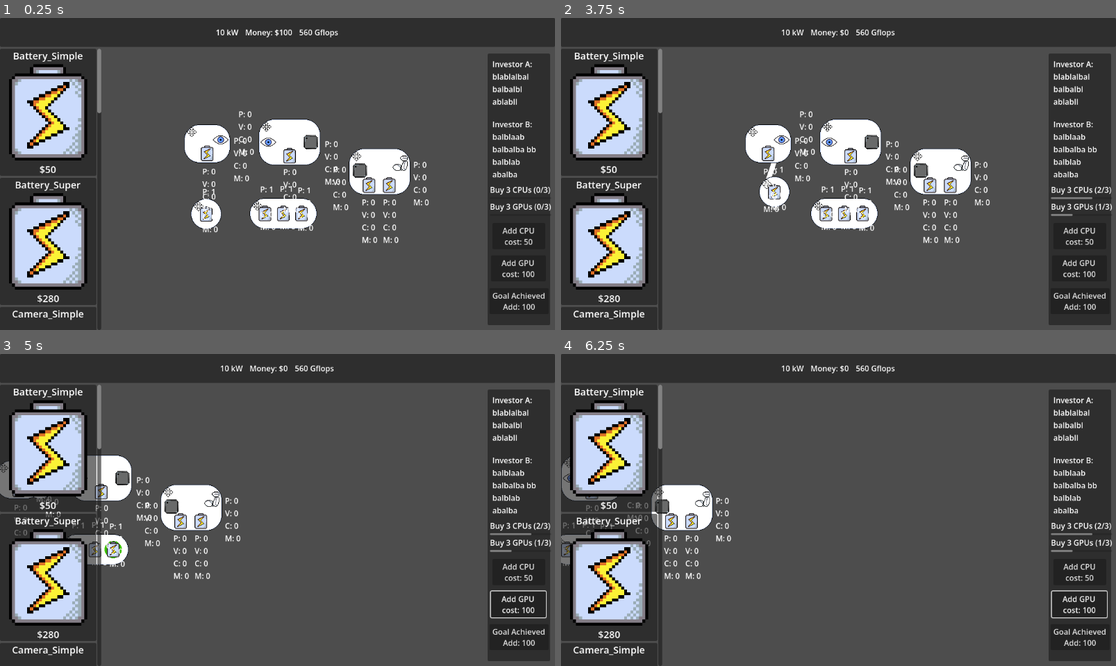
Above: before the commit, frames 1-4 (two rows, left to right).
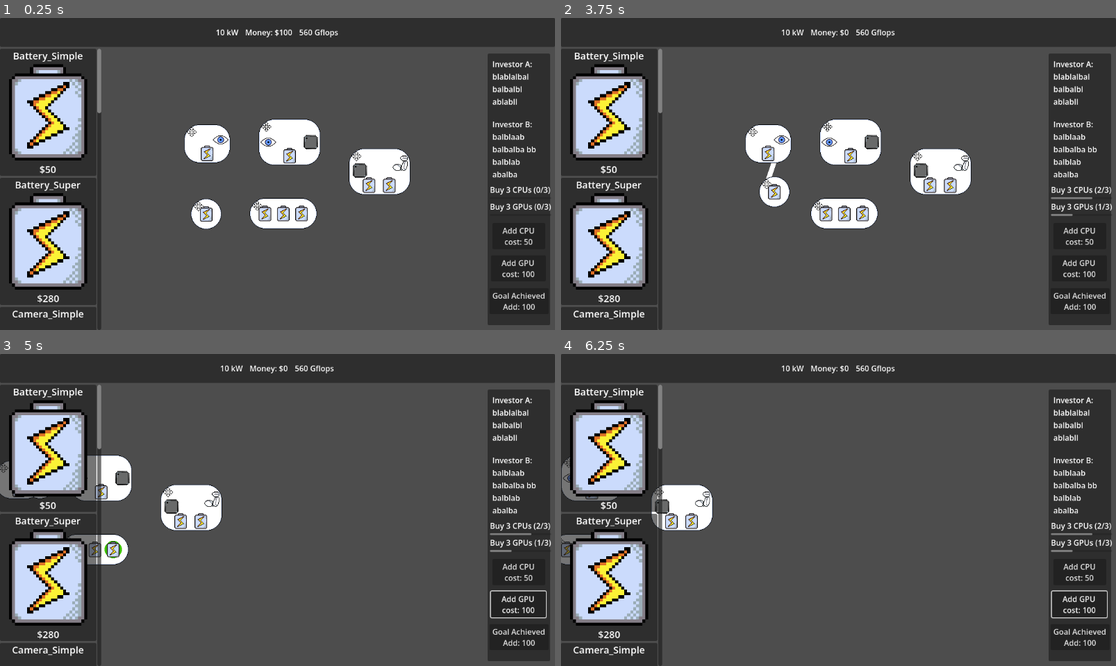
Above: after the commit, the same moments.

Repository: ARCsweden/GameJam2026SpringB
Game: Godot game, scene res://Scenes/Game/Game.tscn
The game is run twice, just before and just after one commit, with the same random seed, the same clock (stepped at 60 frames per second) and the same inputs. The engine's default icon, where the game draws it, is replaced by a stand-in: a white triangle on a blue panel in a dark square.
Inputs (mouse positions are in pixels of both pictures, inside the frame that each line leads up to):
- Up to frame 1 (0.25 s): no input
- Up to frame 2 (3.75 s): click "Add GPU cost: 100" at 0.5 s; click "Goal Achieved Add: 100" at 1.25 s; click "Add CPU cost: 50" at 2 s; tap Enter at 2.75 s; drag from (766, 214) to (783, 139) at 2.77 s; tap Space at 3.5 s; drag from (760, 205) to (783, 139) at 3.52 s
- Up to frame 3 (5 s): tap Enter at 4.25 s; move the mouse to (266, 550) at 4.27 s; hold Right (pan_right) from 4.28 s (still down); click (266, 550) at 4.42 s
- Up to frame 4 (6.25 s): release Right (pan_right) at 5 s; drag from (655, 550) to (594, 475) at 5.02 s; drag from (605, 550) to (705, 500) at 5.77 s

The runs differ from the first frame. In frame 1, 1.0% of the frame differs, in the area x 36-78%, y 29-73%; in frame 2, 1.0%; in frame 3, 0.7%; in frame 4, 0.4%.

Commit message:
Fully functional multi type flow and no labels

Diff:
--- a/Scenes/Game/Nodes/arm_simple.tscn
+++ b/Scenes/Game/Nodes/arm_simple.tscn
@@ -5,28 +5,13 @@
 [ext_resource type="Texture2D" uid="uid://cbh58ek5y54tv" path="res://Assets/Art/arm.png" id="3_asx6s"]
 [ext_resource type="Texture2D" uid="uid://dl4e8na64nkak" path="res://Assets/Art/mcu.png" id="4_ojkko"]
 
-[sub_resource type="LabelSettings" id="LabelSettings_asx6s"]
-
 [node name="ArmSimple" unique_id=1799637696 instance=ExtResource("1_d7xf2")]
 
 [node name="NodeSlot" parent="Slots" parent_id_path=PackedInt32Array(1721700871) index="0" unique_id=435795435 instance=ExtResource("2_84cqp")]
 position = Vector2(42, 76)
 
-[node name="Label" type="Label" parent="Slots/NodeSlot" index="3" unique_id=357242538]
-offset_left = -15.0
-offset_top = 24.0
-offset_right = 25.0
-offset_bottom = 47.0
-label_settings = SubResource("LabelSettings_asx6s")
-
 [node name="NodeSlot2" parent="Slots" parent_id_path=PackedInt32Array(1721700871) index="1" unique_id=959180832 instance=ExtResource("2_84cqp")]
 position = Vector2(84, 76)
-
-[node name="Label" type="Label" parent="Slots/NodeSlot2" index="3" unique_id=1103490306]
-offset_left = -13.0
-offset_top = 24.0
-offset_right = 27.0
-offset_bottom = 47.0
 
 [node name="NodeSlot3" parent="Slots" parent_id_path=PackedInt32Array(1721700871) index="2" unique_id=575134612 instance=ExtResource("2_84cqp")]
 position = Vector2(106, 31)
@@ -37,12 +22,6 @@
 [node name="Sprite" parent="Slots/NodeSlot3" index="1" unique_id=883112050]
 texture = ExtResource("3_asx6s")
 
-[node name="Label" type="Label" parent="Slots/NodeSlot3" index="3" unique_id=892413186]
-offset_left = 28.0
-offset_top = -9.0
-offset_right = 68.0
-offset_bottom = 14.0
-
 [node name="NodeSlot4" parent="Slots" parent_id_path=PackedInt32Array(1721700871) index="3" unique_id=539755019 instance=ExtResource("2_84cqp")]
 position = Vector2(23, 46)
 type = 2
@@ -50,11 +29,5 @@
 [node name="Sprite" parent="Slots/NodeSlot4" index="1" unique_id=883112050]
 texture = ExtResource("4_ojkko")
 
-[node name="Label" type="Label" parent="Slots/NodeSlot4" index="3" unique_id=1775375296]
-offset_left = -56.0
-offset_top = -14.0
-offset_right = -16.0
-offset_bottom = 9.0
-
 [editable path="Slots/NodeSlot3"]
 [editable path="Slots/NodeSlot4"]
--- a/Scenes/Game/Nodes/battery_simple.tscn
+++ b/Scenes/Game/Nodes/battery_simple.tscn
@@ -13,9 +13,3 @@
 position = Vector2(32, 32)
 dir = 1
 base_power_amount = 1
-
-[node name="Label" type="Label" parent="Slots/NodeSlot" index="3" unique_id=1517396612]
-offset_left = -8.0
-offset_top = -58.0
-offset_right = 32.0
-offset_bottom = -35.0
--- a/Scenes/Game/Nodes/battery_super.tscn
+++ b/Scenes/Game/Nodes/battery_super.tscn
@@ -14,30 +14,12 @@
 dir = 1
 base_power_amount = 1
 
-[node name="Label" type="Label" parent="Slots/NodeSlot" index="3" unique_id=37635371]
-offset_left = -10.0
-offset_top = -62.0
-offset_right = 30.0
-offset_bottom = -39.0
-
 [node name="NodeSlot2" parent="Slots" parent_id_path=PackedInt32Array(1721700871) index="1" unique_id=1184792835 instance=ExtResource("2_bnbnk")]
 position = Vector2(70, 32)
 dir = 1
 base_power_amount = 1
 
-[node name="Label" type="Label" parent="Slots/NodeSlot2" index="3" unique_id=886828908]
-offset_left = -7.0
-offset_top = -63.0
-offset_right = 33.0
-offset_bottom = -40.0
-
 [node name="NodeSlot3" parent="Slots" parent_id_path=PackedInt32Array(1721700871) index="2" unique_id=757575105 instance=ExtResource("2_bnbnk")]
 position = Vector2(108, 32)
 dir = 1
 base_power_amount = 1
-
-[node name="Label" type="Label" parent="Slots/NodeSlot3" index="3" unique_id=483294788]
-offset_left = -8.0
-offset_top = -60.0
-offset_right = 32.0
-offset_bottom = -37.0
--- a/Scenes/Game/Nodes/camera_simple.tscn
+++ b/Scenes/Game/Nodes/camera_simple.tscn
@@ -13,12 +13,6 @@
 [node name="NodeSlot" parent="Slots" parent_id_path=PackedInt32Array(1721700871) index="0" unique_id=435795435 instance=ExtResource("2_hgnmj")]
 position = Vector2(48, 60)
 
-[node name="Label" type="Label" parent="Slots/NodeSlot" index="3" unique_id=1003366968]
-offset_left = -10.0
-offset_top = 26.0
-offset_right = 30.0
-offset_bottom = 49.0
-
 [node name="NodeSlot3" parent="Slots" parent_id_path=PackedInt32Array(1721700871) index="1" unique_id=1138025575 instance=ExtResource("2_hgnmj")]
 position = Vector2(76, 32)
 type = 1
@@ -27,10 +21,4 @@
 [node name="Sprite" parent="Slots/NodeSlot3" index="1" unique_id=883112050]
 texture = ExtResource("3_cq2aq")
 
-[node name="Label" type="Label" parent="Slots/NodeSlot3" index="3" unique_id=1357866979]
-offset_left = 27.0
-offset_top = -10.0
-offset_right = 67.0
-offset_bottom = 13.0
-
 [editable path="Slots/NodeSlot3"]
--- a/Scenes/Game/Nodes/object_detection.tscn
+++ b/Scenes/Game/Nodes/object_detection.tscn
@@ -14,20 +14,8 @@
 [node name="Sprite" parent="Slots/NodeSlot" index="1" unique_id=883112050]
 texture = ExtResource("3_8n4vn")
 
-[node name="Label" type="Label" parent="Slots/NodeSlot" index="3" unique_id=1315909526]
-offset_left = -62.0
-offset_top = -70.0
-offset_right = -9.0
-offset_bottom = -47.0
-
 [node name="NodeSlot2" parent="Slots" parent_id_path=PackedInt32Array(1721700871) index="1" unique_id=138805625 instance=ExtResource("2_j1vgl")]
 position = Vector2(64, 76)
-
-[node name="Label" type="Label" parent="Slots/NodeSlot2" index="3" unique_id=1207827340]
-offset_left = -13.0
-offset_top = 22.0
-offset_right = 27.0
-offset_bottom = 45.0
 
 [node name="NodeSlot3" parent="Slots" parent_id_path=PackedInt32Array(1721700871) index="2" unique_id=112302833 instance=ExtResource("2_j1vgl")]
 position = Vector2(108, 48)
@@ -37,11 +25,5 @@
 [node name="Sprite" parent="Slots/NodeSlot3" index="1" unique_id=883112050]
 texture = ExtResource("4_spijq")
 
-[node name="Label" type="Label" parent="Slots/NodeSlot3" index="3" unique_id=2105924905]
-offset_left = 29.0
-offset_top = -8.0
-offset_right = 69.0
-offset_bottom = 15.0
-
 [editable path="Slots/NodeSlot"]
 [editable path="Slots/NodeSlot3"]
--- a/Scenes/Game/flow_manager.gd
+++ b/Scenes/Game/flow_manager.gd
@@ -106,12 +106,28 @@
 					SignalBus.update_slot_flow.emit(s_o.connection.start, s_o.connection.end)
 			return
 
+	# Counts up all inputs
 	for s_i in input_resource_slots:
 		for i in ResourceTypes.RT.size():
 			total_arr[i] += s_i.amount_arr[i]
+
+	var inputs_flowing = true
+	for s_i in input_resource_slots:
+		var s_i_total = 0
+		for i in ResourceTypes.RT.size():
+			s_i_total += s_i.amount_arr[i]
+		if s_i_total == 0:
+			inputs_flowing = false
+
+	# Combines input resources to the output. Meaning we are creating flow
 	for s_o in output_resource_slots:
 		for i in ResourceTypes.RT.size():
-			s_o.amount_arr[i] = total_arr[i] + s_o.powered_amount_arr[i]
+			s_o.amount_arr[i] = total_arr[i]
+	for s_o in output_resource_slots:
+		# If flow exists on all inputs, then the output can produce its unique resource
+		if inputs_flowing:
+			for i in ResourceTypes.RT.size():
+				s_o.amount_arr[i] += s_o.powered_amount_arr[i]
 		if s_o.connection != null:
 			# Emit signal to propagate the change
 			SignalBus.update_slot_flow.emit(s_o.connection.start, s_o.connection.end)
--- a/Scenes/Game/node_slot.gd
+++ b/Scenes/Game/node_slot.gd
@@ -46,8 +46,7 @@
 
 
 func _process(delta: float) -> void:
-	$Label.text = "P: " + str(amount_arr[0]) + "\nV: " + str(amount_arr[1]) + "\nC: " + str(amount_arr[2]) + "\nM: " + str(amount_arr[3])
-
+	pass
 func _on_slot_entered():
 	SignalBus.slot_entered.emit(self)
 	activation_sprite.show()
